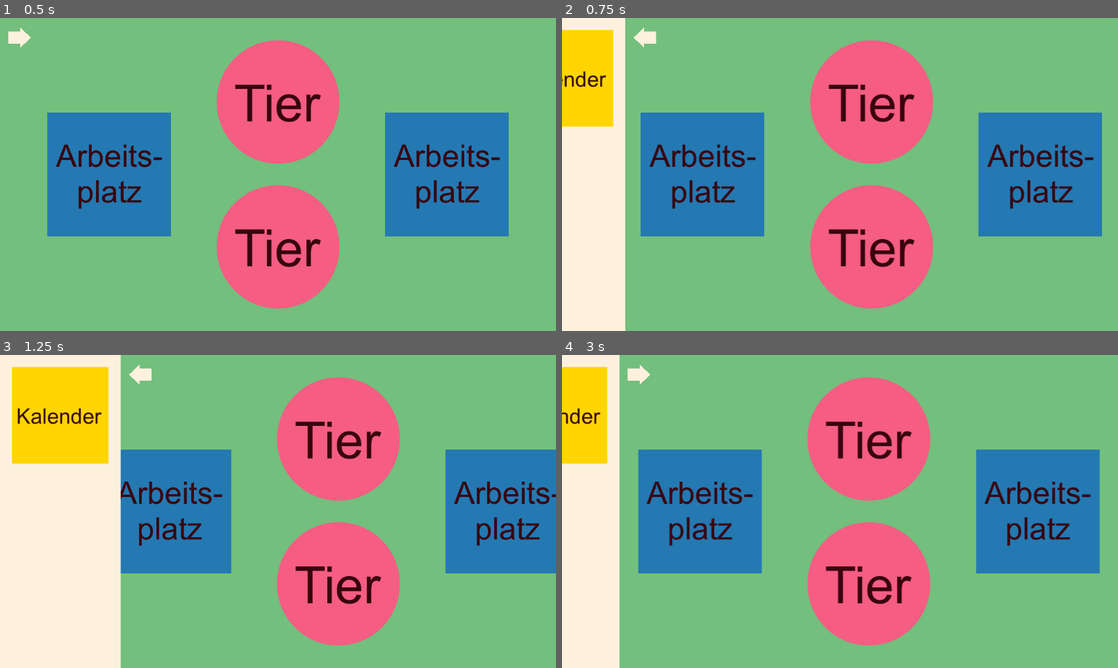
Above: before the commit, frames 1-4 (two rows, left to right).
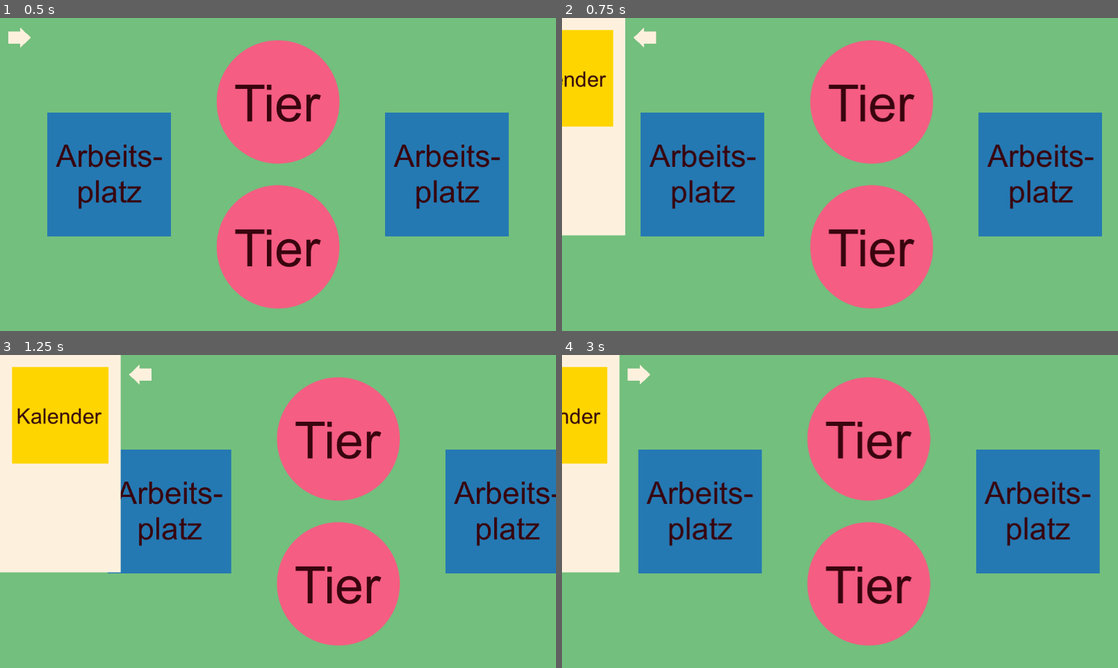
Above: after the commit, the same moments.

Repository: k4444th/Cozy-Moments
Game: Godot game, scene res://scenes/main.tscn
Same seed, same stepped clock (60 frames per second), same inputs: the game is played once before the commit and once after it. The project has no main scene, so this scene is started directly.
Inputs (mouse positions are in pixels of both pictures, inside the frame that each line leads up to):
- Up to frame 1 (0.5 s): no input
- Up to frame 2 (0.75 s): click (584, 36) at 0.5 s
- Up to frame 3 (1.25 s): no input
- Up to frame 4 (3 s): click (623, 414) at 1.25 s; click (623, 414) at 2 s; click (701, 373) at 2.75 s

Frame 1 is identical in both runs. In frame 2, 3.5% of the frame differs, in the area x 0-14%, y 7-100%; in frame 3, 6.7%, in the area x 0-22%, y 69-100%; in frame 4, 3.2%.

Commit message:
Move Sidenav into everything group for easier movement

Diff:
--- a/scenes/sidenav.tscn
+++ b/scenes/sidenav.tscn
@@ -8,17 +8,19 @@
 layer = 100
 script = ExtResource("1_7wmdc")
 
-[node name="Sidenav" type="ColorRect" parent="."]
-anchors_preset = 9
+[node name="Everything" type="Node2D" parent="."]
+
+[node name="Sidenav" type="ColorRect" parent="Everything"]
+anchors_preset = 15
+anchor_right = 1.0
 anchor_bottom = 1.0
-offset_right = 250.0
+grow_horizontal = 2
 grow_vertical = 2
 size_flags_horizontal = 0
 mouse_filter = 2
 color = Color(0.992157, 0.945098, 0.870588, 1)
 
-[node name="CalendarButton" type="TextureButton" parent="Sidenav"]
-layout_mode = 0
+[node name="CalendarButton" type="TextureButton" parent="Everything"]
 offset_left = 25.0
 offset_top = 25.0
 offset_right = 281.0
@@ -26,7 +28,7 @@
 scale = Vector2(0.78, 0.78)
 texture_normal = ExtResource("2_71yj4")
 
-[node name="ArrowButton" type="TextureButton" parent="."]
+[node name="ArrowButton" type="TextureButton" parent="Everything"]
 offset_left = 265.0
 offset_top = 15.0
 offset_right = 1290.0
@@ -35,5 +37,5 @@
 texture_normal = ExtResource("1_64cow")
 stretch_mode = 0
 
-[connection signal="pressed" from="Sidenav/CalendarButton" to="." method="_on_calendar_button_pressed"]
-[connection signal="pressed" from="ArrowButton" to="." method="_on_arrow_button_pressed"]
+[connection signal="pressed" from="Everything/CalendarButton" to="." method="_on_calendar_button_pressed"]
+[connection signal="pressed" from="Everything/ArrowButton" to="." method="_on_arrow_button_pressed"]
--- a/scripts/sidenav.gd
+++ b/scripts/sidenav.gd
@@ -6,13 +6,14 @@
 var sidenavContentWidth := 200
 var openSidenavSpeed := 0.35
 
-@onready var sidenav = $Sidenav
+@onready var everything = $Everything
+@onready var sidenav = $Everything/Sidenav
 @onready var camera = $"../Camera2D"
-@onready var arrowButton = $ArrowButton
-@onready var calendar = $Sidenav/CalendarButton
+@onready var arrowButton = $Everything/ArrowButton
+@onready var calendar = $Everything/CalendarButton
 
 func _ready() -> void:
-	sidenav.size.x = sidenavWidth
+	sidenav.size = Vector2(sidenavWidth, DisplayServer.screen_get_size().y)
 	arrowButton.position = Vector2(sidenavWidth + buttonMargin, buttonMargin)
 	calendar.scale = Vector2(sidenavContentWidth / 256.0, sidenavContentWidth / 256.0)
 	calendar.position = Vector2((sidenavWidth - sidenavContentWidth) / 2, (sidenavWidth - sidenavContentWidth) / 2)
@@ -21,29 +22,24 @@
 
 	if sidenavOpen:
 		camera.position.x = -(sidenavWidth / 2)
-		sidenav.position.x = 0.0
-		arrowButton.position.x = sidenavWidth + buttonMargin
+		everything.position.x = 0.0
 	else:
 		camera.position.x = 0
-		sidenav.position.x = -sidenavWidth
-		arrowButton.position.x = buttonMargin
+		everything.position.x = -sidenavWidth
 
 func _on_arrow_button_pressed() -> void:
 	sidenavOpen = !sidenavOpen
 	arrowButton.flip_h = !sidenavOpen
 
 	var cameraTween = get_tree().create_tween()
-	var buttonTween = get_tree().create_tween()
-	var sidenavTween = get_tree().create_tween()
+	var everythingTween = get_tree().create_tween()
 
 	if sidenavOpen:
 		cameraTween.tween_property(camera, "position:x", -(sidenavWidth / 2), openSidenavSpeed)
-		buttonTween.tween_property(arrowButton, "position:x", sidenavWidth + buttonMargin, openSidenavSpeed)
-		sidenavTween.tween_property(sidenav, "position:x", 0.0, openSidenavSpeed)
+		everythingTween.tween_property(everything, "position:x", 0.0, openSidenavSpeed)
 	else:
 		cameraTween.tween_property(camera, "position:x", 0.0, openSidenavSpeed)
-		buttonTween.tween_property(arrowButton, "position:x", buttonMargin, openSidenavSpeed)
-		sidenavTween.tween_property(sidenav, "position:x", -sidenavWidth, openSidenavSpeed)
+		everythingTween.tween_property(everything, "position:x", -sidenavWidth, openSidenavSpeed)
 
 func _on_calendar_button_pressed() -> void:
 	print("Next Round")
